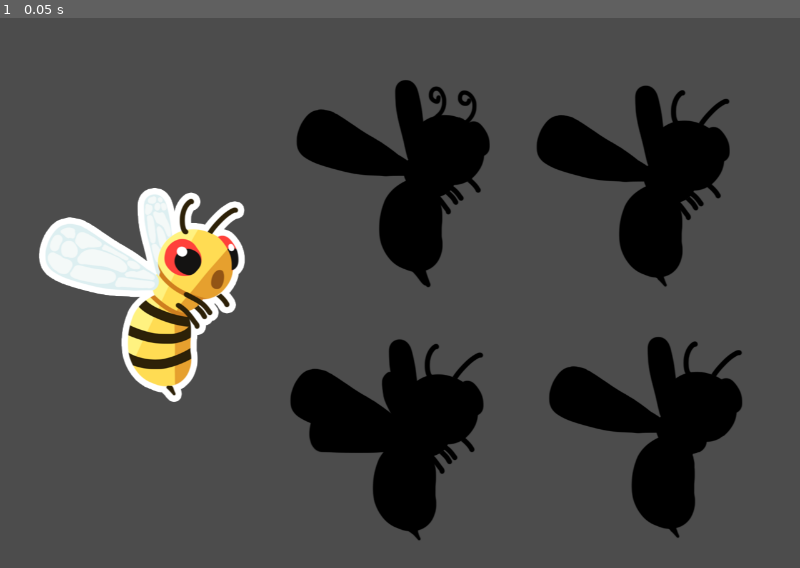
Above: before the commit, frame 1.
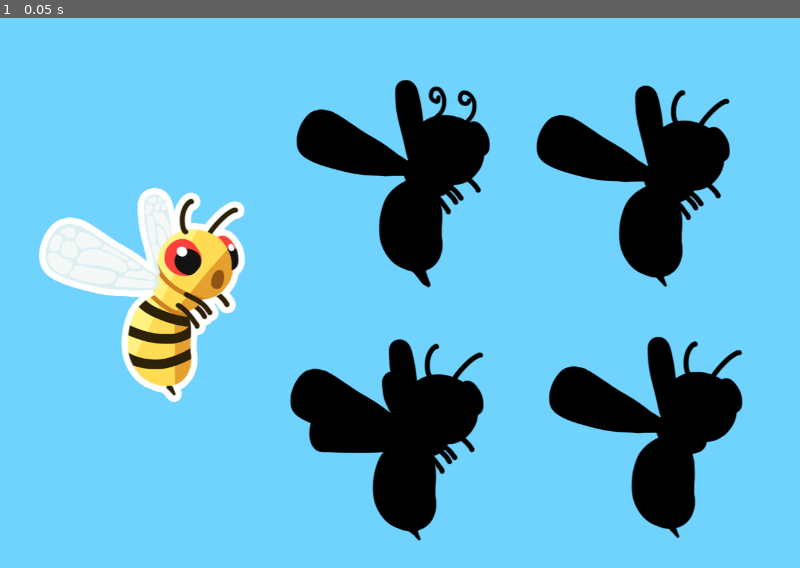
Above: after the commit, the same moment.

Repository: joao-zip/game-dev-2
Game: Godot game, scene res://levels/level_1/level_1.tscn
Two runs of this game, one before a commit and one after it. Both use one fixed random seed, a clock stepped at 60 frames per second and the inputs below.
Inputs:
- Up to frame 1 (0.05 s): no input

The runs differ from the first frame. In frame 1, 80% of the frame differs, in the area x 0-100%, y 0-100%.

Commit message:
fix: collision and colorRect

Diff:
--- a/src/levels/level_1/level_1.tscn
+++ b/src/levels/level_1/level_1.tscn
@@ -7,6 +7,11 @@
 [ext_resource path="res://levels/level_1/sombra_2.tscn" type="PackedScene" id=5]
 
 [node name="level_1" type="Node2D"]
+
+[node name="ColorRect" type="ColorRect" parent="."]
+margin_right = 1280.0
+margin_bottom = 880.0
+color = Color( 0.439216, 0.827451, 0.996078, 1 )
 
 [node name="sombra_1" parent="." instance=ExtResource( 4 )]
 position = Vector2( 1013, 269 )
@@ -22,5 +27,6 @@
 
 [node name="abelha" parent="." instance=ExtResource( 1 )]
 position = Vector2( 227, 443 )
+z_index = 1
 
 [connection signal="area_shape_entered" from="sombra_1" to="abelha" method="_on_sombra_1_area_shape_entered"]
--- a/src/levels/mainObj.gd
+++ b/src/levels/mainObj.gd
@@ -2,6 +2,7 @@
 
 onready var level : Node2D = $".."
 onready var rigth_shadown : Area2D = $"../sombra_1"
+onready var background : ColorRect = $"../ColorRect"
 
 var init_position : Vector2
 var win : bool
@@ -14,6 +15,7 @@
 	mouse_over = false
 	win = false
 	pressed_frame = 0
+	background.mouse_filter = Control.MOUSE_FILTER_IGNORE
 
 
 func _process(delta):
--- a/src/project.godot
+++ b/src/project.godot
@@ -37,10 +37,6 @@
 
 project/assembly_name="Vamos Conhecer o Jardim-"
 
-[physics]
-
-common/enable_pause_aware_picking=true
-
 [rendering]
 
 quality/driver/driver_name="GLES2"
